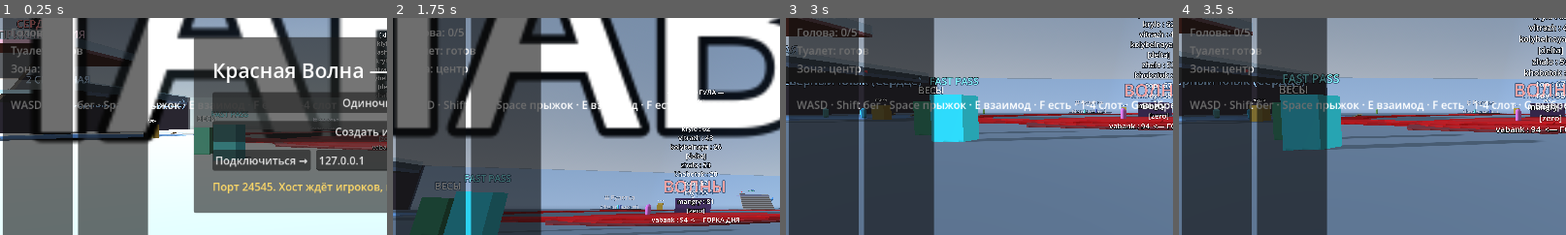
Above: before the commit, frames 1-4 (left to right).
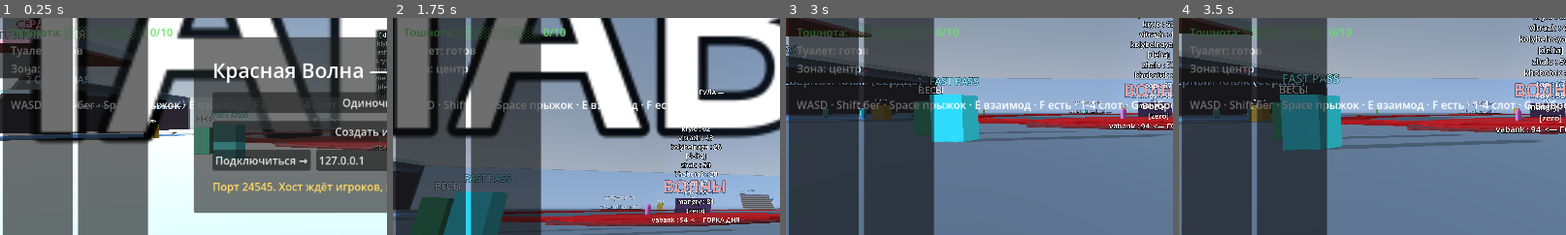
Above: after the commit, the same moments.

Repository: evangelipeep/Red-Wave
Game: Godot game, scene res://world/ParkGreybox.tscn
Same seed, same stepped clock (60 frames per second), same inputs: the game is played once before the commit and once after it. The project has no main scene, so this scene is started directly.
Inputs (mouse positions are % of the whole screen's width and height, from its top left):
- Up to frame 1 (0.25 s): no input
- Up to frame 2 (1.75 s): click "Одиночная игра" at 0.5 s; tap Enter (ui_accept) at 1.25 s; drag from (91, 83) to (60, 28) at 1.27 s
- Up to frame 3 (3 s): move the mouse to (45, 50) at 2.02 s; hold W (move_forward) from 2.03 s (still down); tap E (interact) at 2.1 s; tap Space (jump) at 2.27 s; move the mouse to (52, 48) at 2.77 s; hold 1 (inv_1) from 2.78 s (still down)
- Up to frame 4 (3.5 s): keep holding W (move_forward); keep holding 1 (inv_1)
The pictures show only the part of the screen within x 0-50%, y 25-75%; the shares and areas given below are measured in that part.

The runs differ from the first frame. In frame 1, 0.4% of the frame differs, in the area x 3-45%, y 3-10%; in frame 2, 0.5%, in the area x 2-45%, y 4-10%; in frame 3, 0.5%; in frame 4, 0.4%.

Commit message:
feat(sick): шкала тошноты 0..10 (зелёная), блок горок при заполнении
Голова → «Тошнота»: DIZZY_MAX 5→10, каждый заезд гарантированно +1+тег
dizzy горки (калм +1, экстрим +4). При WARN(7) и полной шкале —
предупреждения; на полной кататься нельзя (SlideRail.is_too_sick).
Пассивный спад медленный (−1/9с) — основное лечение спа/еда/театр
(дальше по этапам). HUD: зелёная HP-полоса (оранжевая/красная на росте),
финал «Тошнота (пик)». Проверено: 4→8→10, too_sick на полной.

Co-Authored-By: Claude Opus 4.8 <noreply@anthropic.com>

Diff:
--- a/autoload/GameConstants.gd
+++ b/autoload/GameConstants.gd
@@ -41,8 +41,10 @@
 const CAL_SWIM: float = 0.8             # в секунду при плавании
 const CAL_JUMP: float = 4.0             # за прыжок
 
-# --- Головокружение ---
-const DIZZY_MAX: int = 5
+# --- Тошнота/укачивание (зелёная HP-шкала) ---
+const DIZZY_MAX: int = 10              # полная шкала → кататься нельзя, надо отдохнуть
+const NAUSEA_RIDE_BASE: int = 1        # гарантированный прирост за любой заезд (+ тег dizzy горки)
+const NAUSEA_WARN: int = 7             # с этого уровня предупреждаем игрока
 
 # --- Экономика ---
 const COINS_START: int = 10
--- a/autoload/RunState.gd
+++ b/autoload/RunState.gd
@@ -35,7 +35,7 @@
 var _zones_visited: Dictionary = {}  # для бонуса «первопроходец зоны»
 var _dizzy_decay_accum: float = 0.0
 
-const DIZZY_DECAY_EVERY := 6.0   # сек на −1 головокружения
+const DIZZY_DECAY_EVERY := 9.0   # сек на −1 тошноты (медленно; основное лечение — спа/еда/театр)
 
 func _ready() -> void:
 	EventBus.slide_completed.connect(_on_slide_completed)
@@ -151,16 +151,26 @@
 		_dizzy_decay_accum = 0.0
 		add_dizziness(-1)
 
+# Слишком укачало — на горки не пускают (нужно отдохнуть).
+func is_too_sick() -> bool:
+	return dizziness >= GameConstants.DIZZY_MAX
+
 func add_dizziness(delta: int) -> void:
+	var prev := dizziness
 	dizziness = clampi(dizziness + delta, 0, GameConstants.DIZZY_MAX)
 	dizziness_peak = maxi(dizziness_peak, dizziness)
+	if delta > 0:
+		if dizziness >= GameConstants.DIZZY_MAX and prev < GameConstants.DIZZY_MAX:
+			EventBus.toast.emit("🤢 Тебя сильно укачало! Кататься нельзя — отдохни в спа (онсен/джакузи/сауна), поешь или сходи в театр.")
+		elif dizziness >= GameConstants.NAUSEA_WARN and prev < GameConstants.NAUSEA_WARN:
+			EventBus.toast.emit("Подташнивает… скоро не сможешь кататься. Стоит отдохнуть или поесть.")
 	EventBus.dizziness_changed.emit(Net.local_id(), dizziness)
 
-# Горка добавляет головокружение по своему тегу dizzy.
+# Горка гарантированно укачивает: база + тег dizzy горки.
 func _on_slide_completed(_player_id: int, slide_id: String) -> void:
 	rides_total += 1
 	var info: Dictionary = Slides.SLIDES.get(slide_id, {})
-	add_dizziness(int(info.get("dizzy", 0)))
+	add_dizziness(GameConstants.NAUSEA_RIDE_BASE + int(info.get("dizzy", 0)))
 
 # =========================================================================
 #  Фуд-корт: заказы (пищалки) → подносы (инвентарь ≤4) → еда в зоне (этап 1).
--- a/systems/slide/SlideRail.gd
+++ b/systems/slide/SlideRail.gd
@@ -443,6 +443,9 @@
 		EventBus.toast.emit("Занято — подождите")
 		return
 	var info: Dictionary = Slides.SLIDES.get(slide_id, {})
+	if RunState.is_too_sick():
+		EventBus.toast.emit("🤢 Тебя укачало — сначала отдохни (спа/еда/театр).")
+		return
 	if info.get("extreme", false) and not WeightSystem.can_ride_extreme():
 		EventBus.toast.emit("Слишком большой вес (%.0f кг) — на горку не допускаем" % WeightSystem.kg)
 		return
--- a/ui/FinaleScreen.gd
+++ b/ui/FinaleScreen.gd
@@ -27,7 +27,7 @@
 	s += "   Калорий сожжено: %.0f\n" % WeightSystem.calories_burned
 	s += "   Вес: финиш %.1f кг  (мин %.1f / макс %.1f)\n" % [
 		WeightSystem.kg, WeightSystem.weight_min, WeightSystem.weight_max]
-	s += "   Голова (пик за день): %d/%d\n" % [RunState.dizziness_peak, GameConstants.DIZZY_MAX]
+	s += "   Тошнота (пик за день): %d/%d\n" % [RunState.dizziness_peak, GameConstants.DIZZY_MAX]
 	s += "   Монет осталось: %d\n\n" % RunState.coins
 	var status := "ВЫПОЛНЕН ✓" if QuestTracker.quest_complete() else "не выполнен"
 	s += "Главный квест: %s\n" % status
--- a/ui/HUD.gd
+++ b/ui/HUD.gd
@@ -48,7 +48,13 @@
 		_weight_band(), WeightSystem.burn_progress() * 100.0]
 	_coins.text = "Монеты: %d" % RunState.coins
 	_score.text = "Очки: %d" % RunState.score
-	_dizzy.text = "Голова: %d/%d" % [RunState.dizziness, GameConstants.DIZZY_MAX]
+	_dizzy.text = "Тошнота: %s %d/%d" % [_nausea_bar(), RunState.dizziness, GameConstants.DIZZY_MAX]
+	if RunState.dizziness >= GameConstants.DIZZY_MAX:
+		_dizzy.modulate = Color(1.0, 0.3, 0.3)        # полная — красная
+	elif RunState.dizziness >= GameConstants.NAUSEA_WARN:
+		_dizzy.modulate = Color(1.0, 0.7, 0.3)        # высокая — оранжевая
+	else:
+		_dizzy.modulate = Color(0.4, 0.9, 0.4)        # норма — зелёная (как HP)
 	if WeightSystem.can_toilet():
 		_toilet.text = "Туалет: готов"
 	else:
@@ -86,6 +92,12 @@
 	if todo == "":
 		todo = "всё выполнено ✓"
 	return "Цель (%d/%d): %s" % [done, total, todo]
+
+func _nausea_bar() -> String:
+	var s := ""
+	for i in GameConstants.DIZZY_MAX:
+		s += "█" if i < RunState.dizziness else "░"
+	return s
 
 func _weight_band() -> String:
 	if not WeightSystem.can_ride_extreme():
